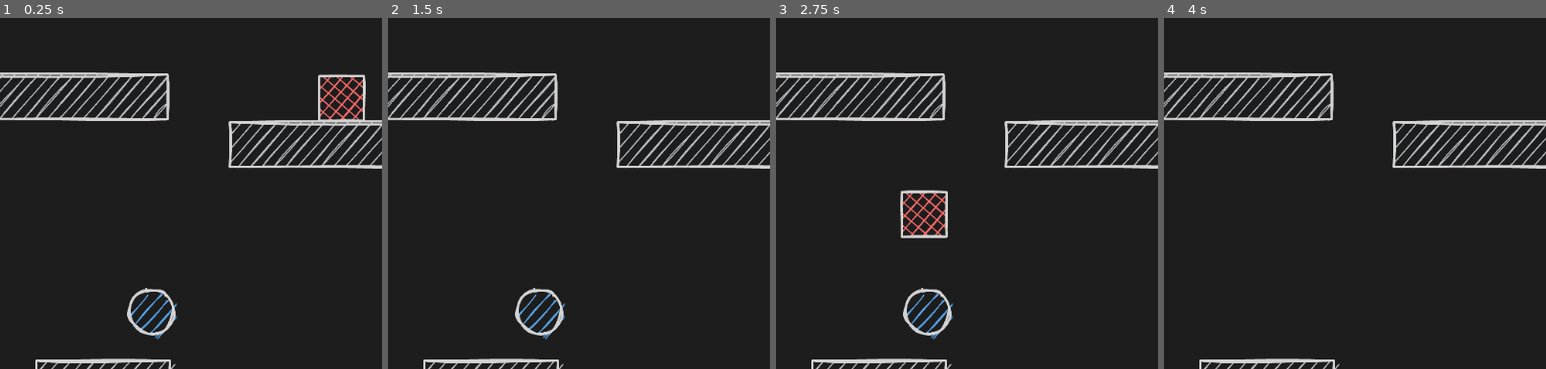
Above: before the commit, frames 1-4 (left to right).
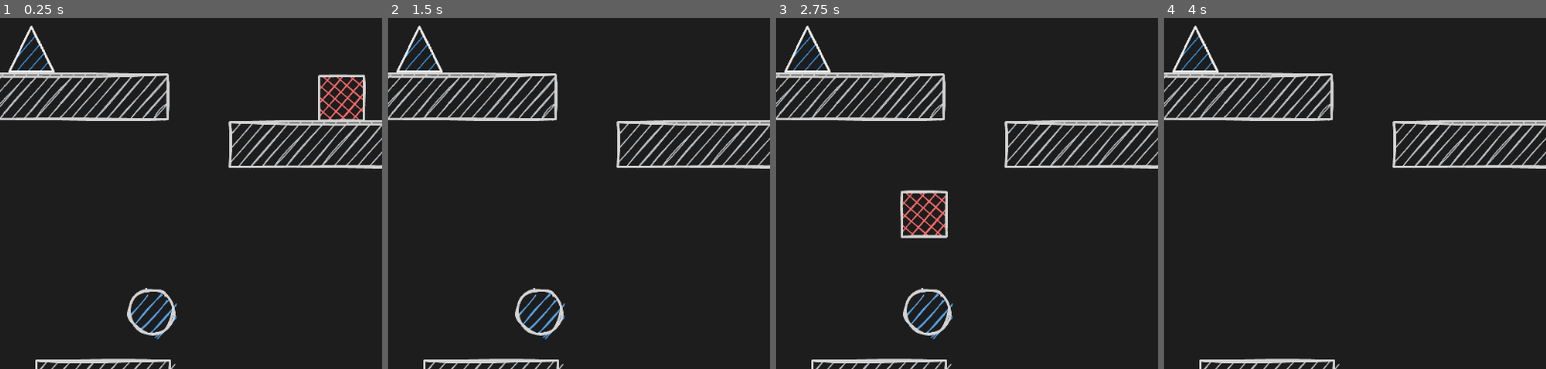
Above: after the commit, the same moments.

Repository: lomeat/godot-square
Game: Godot game, scene res://scenes/level.tscn
The game is run twice, just before and just after one commit, with the same random seed, the same clock (stepped at 60 frames per second) and the same inputs.
Inputs:
- Up to frame 1 (0.25 s): no input
- Up to frame 2 (1.5 s): tap Enter at 0.5 s; hold D (right) from 0.53 s (still down); tap W (jump) at 0.77 s
- Up to frame 3 (2.75 s): tap W (jump) at 1.52 s; tap R (restart) at 2 s; release D (right) at 2.03 s; hold A (left) from 2.03 s (still down)
- Up to frame 4 (4 s): release A (left) at 2.78 s; hold D (right) from 2.78 s (still down); tap W (jump) at 3.02, 3.77 s
The pictures show only the part of the screen within x 12-62%, y 37-87%; the shares and areas given below are measured in that part.

The runs differ from the first frame. In frame 1, 0.4% of the frame differs, in the area x 2-15%, y 2-16%; in frame 2, 0.4%; in frame 3, 0.4%; in frame 4, 0.4%.

Commit message:
add spike + health

Diff:
--- a/scenes/level.tscn
+++ b/scenes/level.tscn
@@ -8,6 +8,7 @@
 [ext_resource type="PackedScene" uid="uid://bav1e2vbls4oq" path="res://scenes/orange-coin.tscn" id="6_1lkl8"]
 [ext_resource type="PackedScene" uid="uid://l8e2r6djqfyt" path="res://scenes/ui.tscn" id="7_8la2a"]
 [ext_resource type="PackedScene" uid="uid://b1c7kjle7muat" path="res://scenes/diamond-coin.tscn" id="8_e7lx7"]
+[ext_resource type="PackedScene" uid="uid://d2jug5fmbrhsw" path="res://scenes/spike.tscn" id="9_0rxs2"]
 
 [node name="GameController" type="Node2D"]
 script = ExtResource("1_rau63")
@@ -65,3 +66,6 @@
 
 [node name="DiamondCoin2" parent="Coins" instance=ExtResource("8_e7lx7")]
 position = Vector2(320, 800)
+
+[node name="Spike" parent="." instance=ExtResource("9_0rxs2")]
+position = Vector2(160, 448)
--- /dev/null
+++ b/scenes/spike.tscn
@@ -0,0 +1,16 @@
+[gd_scene load_steps=3 format=3 uid="uid://d2jug5fmbrhsw"]
+
+[ext_resource type="Texture2D" uid="uid://dxabvymnwdm4j" path="res://sprites/spike.png" id="1_coqpi"]
+[ext_resource type="Script" path="res://scripts/spike.gd" id="1_xur42"]
+
+[node name="Spike" type="Area2D" groups=["spike"]]
+script = ExtResource("1_xur42")
+
+[node name="Sprite2D" type="Sprite2D" parent="."]
+scale = Vector2(0.5, 0.5)
+texture = ExtResource("1_coqpi")
+
+[node name="CollisionPolygon2D" type="CollisionPolygon2D" parent="."]
+polygon = PackedVector2Array(0, -32, 32, 32, -32, 32)
+
+[connection signal="body_entered" from="." to="." method="_on_body_entered"]
--- a/scenes/ui.tscn
+++ b/scenes/ui.tscn
@@ -30,13 +30,12 @@
 anchor_top = 0.5
 anchor_right = 0.5
 anchor_bottom = 0.5
-offset_left = -294.0
-offset_top = -89.5
-offset_right = 294.0
-offset_bottom = 89.5
+offset_left = -20.0
+offset_top = -11.5
+offset_right = 20.0
+offset_bottom = 11.5
 grow_horizontal = 2
 grow_vertical = 2
-text = "Player is dead.
+text = "Player is dead
 Press \"R\" to restart"
-label_settings = SubResource("LabelSettings_0uk8p")
-horizontal_alignment = 1
+label_settings = SubResource("LabelSettings_ykdec")
--- a/scripts/level.gd
+++ b/scripts/level.gd
@@ -1,11 +1,18 @@
 extends Node2D
+
+@onready var player: Player = $Player
+@onready var ui: UI = $UI
 
 func _ready():
 	# Player increase score by Coin
 	for coin in get_tree().get_nodes_in_group("coin"):
-		coin.coin_collected.connect($Player.add_score)
+		coin.coin_collected.connect(player.add_score)
 	# Update UI score
-	$Player.score_updated.connect($UI.update_score)
+	player.score_updated.connect(ui.update_score)
+	# Player take damage by Spike
+	for spike in get_tree().get_nodes_in_group("spike"):
+		spike.was_hit.connect(player.take_damage)
+	player.was_dead.connect(ui.show_dead_message)
 
 func _process(_delta: float) -> void:
 	if Input.is_action_just_pressed("restart"):
--- a/scripts/player.gd
+++ b/scripts/player.gd
@@ -1,12 +1,26 @@
 class_name Player
 extends CharacterBody2D
 
+@onready var sprite: Sprite2D = $Sprite2D
+
 signal score_updated(score: int)
+signal was_dead()
 
 @export var SPEED = 500.0
 @export var JUMP_FORCE = -1100.0
+@export var max_health := 3
+@export var textures: Array[Texture] = [
+	preload("res://sprites/square-1.png"), # 1hp, last
+	preload("res://sprites/square-2.png"), # 2hp
+	preload("res://sprites/square-3.png"), # 3h, full
+]
 
 var score := 0
+var current_health := max_health
+var was_damage := false
+
+func _ready() -> void:
+	was_dead.emit(false)
 
 func _physics_process(delta: float) -> void:
 	movement(delta)
@@ -23,8 +37,11 @@
 
 	# Movement
 	var direction := Input.get_axis("left", "right")
-	if direction:
+	if direction and not was_damage:
 		velocity.x = direction * SPEED
+	elif was_damage:
+		await get_tree().create_timer(0.1).timeout
+		was_damage = false
 	else:
 		velocity.x = move_toward(velocity.x, 0, SPEED / 5)
 
@@ -32,3 +49,20 @@
 func add_score(value):
 	score += value
 	score_updated.emit(score)
+
+func take_damage(damage: int, source_position) -> void:
+	current_health = max(current_health - damage, 0)
+	was_damage = true
+
+	var index = current_health - 1
+	sprite.texture = textures[index]
+
+	var knockback_direction = global_position - source_position
+	velocity = knockback_direction * 30
+
+	if current_health <= 0:
+		die()
+
+func die():
+	was_dead.emit(true)
+	queue_free()
--- a/scripts/spike.gd
+++ b/scripts/spike.gd
@@ -1,8 +1,8 @@
 extends Area2D
 
-var damage = 1
+signal was_hit(damage: int, position: Vector2)
 
-signal was_hit(damage: int, source_position: Vector2)
+var damage: int = 1
 
 func _on_body_entered(body: Node2D) -> void:
 	if body is Player:
--- a/scripts/ui.gd
+++ b/scripts/ui.gd
@@ -1,6 +1,11 @@
 class_name UI
 extends CanvasLayer
 
+@onready var score: Label = $Score
+@onready var dead: Label = $Dead
+
 func update_score(value: int):
-	var label = $Score
-	label.text = "Score: " + str(value)
+	score.text = "Score: " + str(value)
+
+func show_dead_message(is_dead: bool):
+	dead.visible = is_dead
Not shown: 1 places in scenes/level.tscn that only renumber resources
Not shown: 1 places in scenes/ui.tscn that only renumber resources
